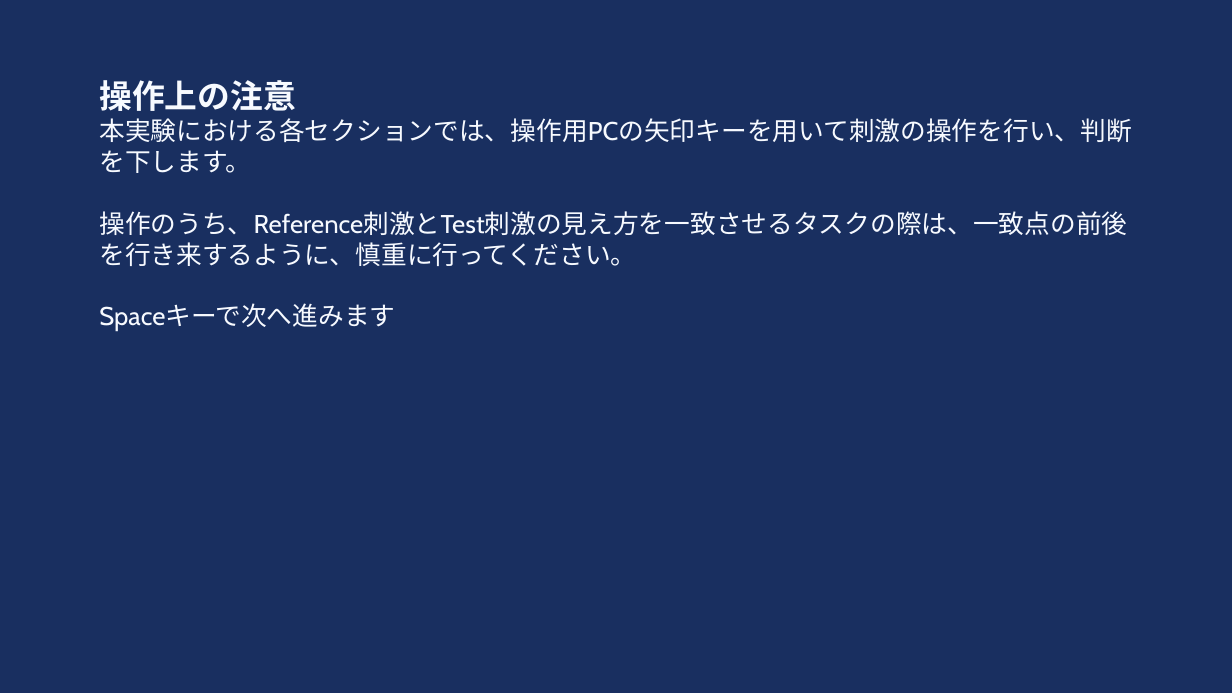
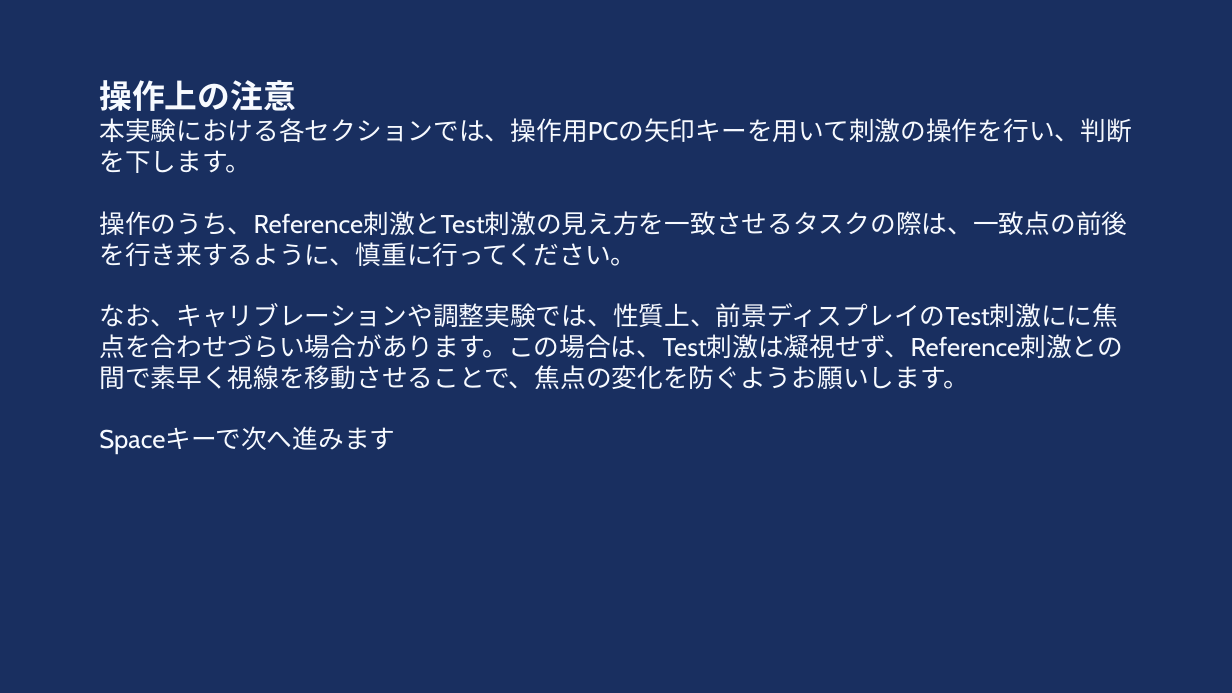
Before and after one commit to HAMADAKAZUKI2423/lab, a slide deck: slide 2 of tex/ethicsreview/ethics_review_visibility/別紙2評価実験説明.pptx. Drawn at 1232x693 pixels with LibreOffice and Linux fonts; fonts in the diff are those of the drawing. Boxes give left, top, right and bottom in pixels: in the first picture for what was removed or moved away, otherwise in the second. Text is boxed around its words. In the diff, an @@ line names an element or a change of style, - is before the commit and + after.

Commit message:
視点移動指示の追加

```diff
--- a/tex/ethicsreview/ethics_review_visibility/別紙2評価実験説明.pptx
+++ b/tex/ethicsreview/ethics_review_visibility/別紙2評価実験説明.pptx
@@ text at (99, 303, 1123, 389): paragraph added @@
+なお、キャリブレーションや調整実験では、性質上、前景ディスプレイのTest刺激にに焦点を合わせづらい場合があります。この場合は、Test刺激は凝視せず、Reference刺激との間で素早く視線を移動させることで、焦点の変化を防ぐようお願いします。
```
